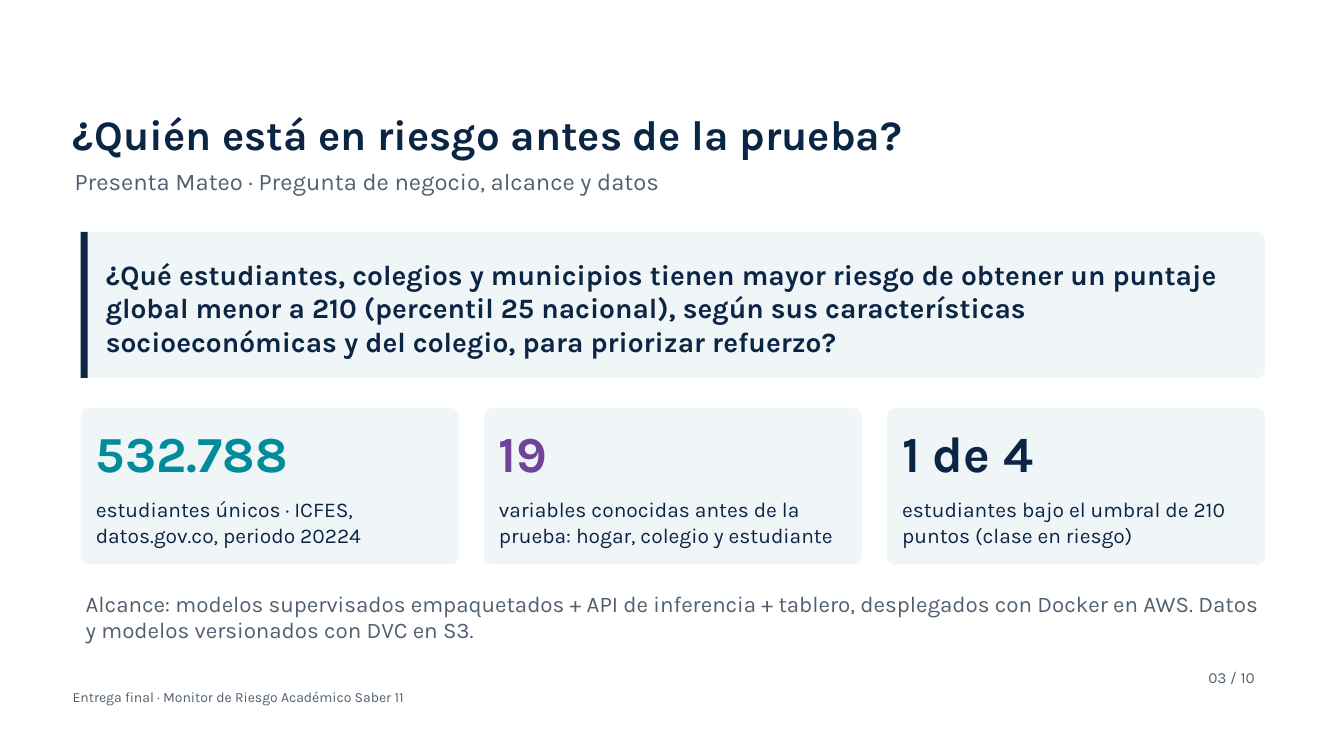
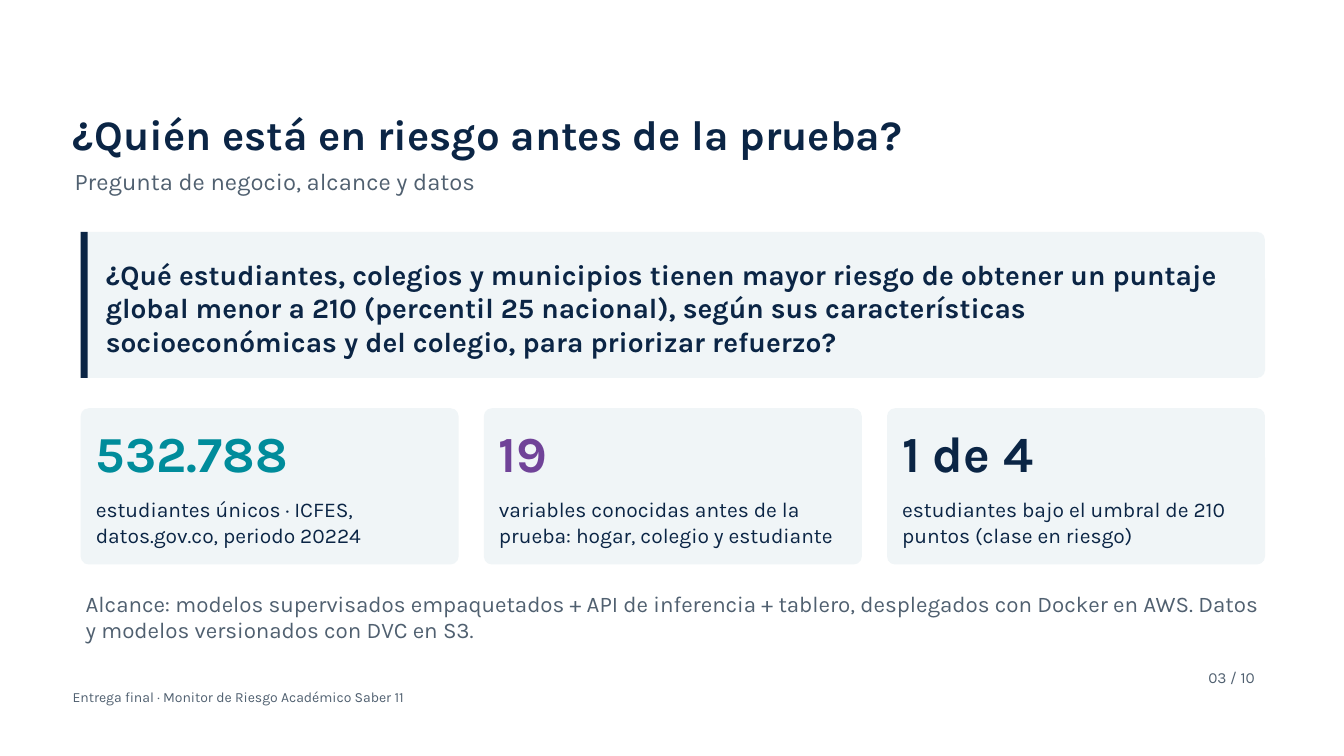
Before and after one commit to mateor0408-sys/proyecto-saber11-dsa, a slide deck: slide 3 of docs/video/presentacion_video.pptx. Drawn at 1344x756 pixels with LibreOffice and Linux fonts; fonts in the diff are those of the drawing; background and template pictures are left out. Boxes give left, top, right and bottom in pixels: in the first picture for what was removed or moved away, otherwise in the second. Text is boxed around its words. In the diff, an @@ line names an element or a change of style, - is before the commit and + after.

Commit message:
Presentación del video sin rótulos de presentador

```diff
--- a/docs/video/presentacion_video.pptx
+++ b/docs/video/presentacion_video.pptx
@@ text at (75, 173, 475, 196): text changed @@
-Presenta Mateo · Pregunta de negocio, alcance y datos
+Pregunta de negocio, alcance y datos
```
Also in this commit, not shown: 8 other slides changed, 2 other files.
